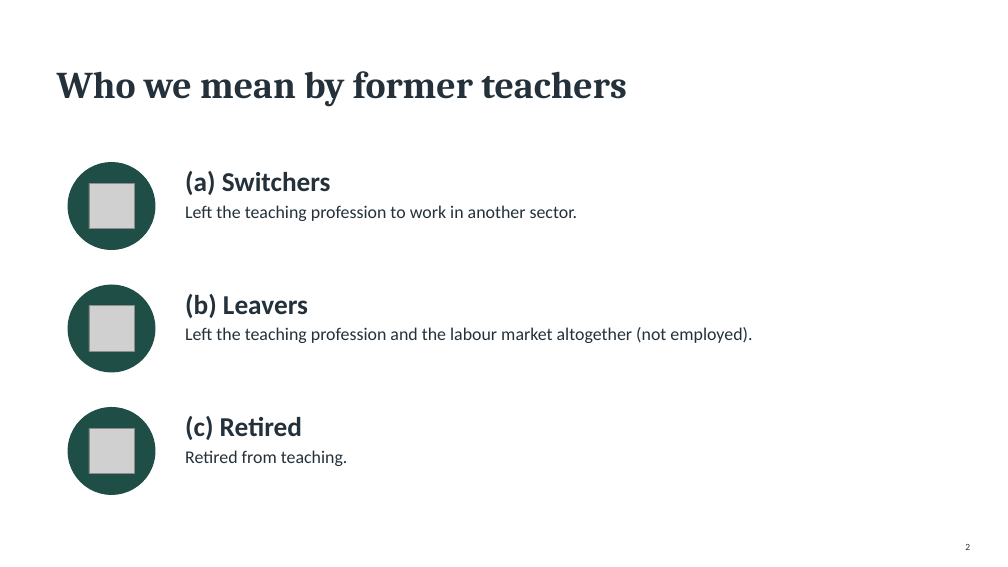
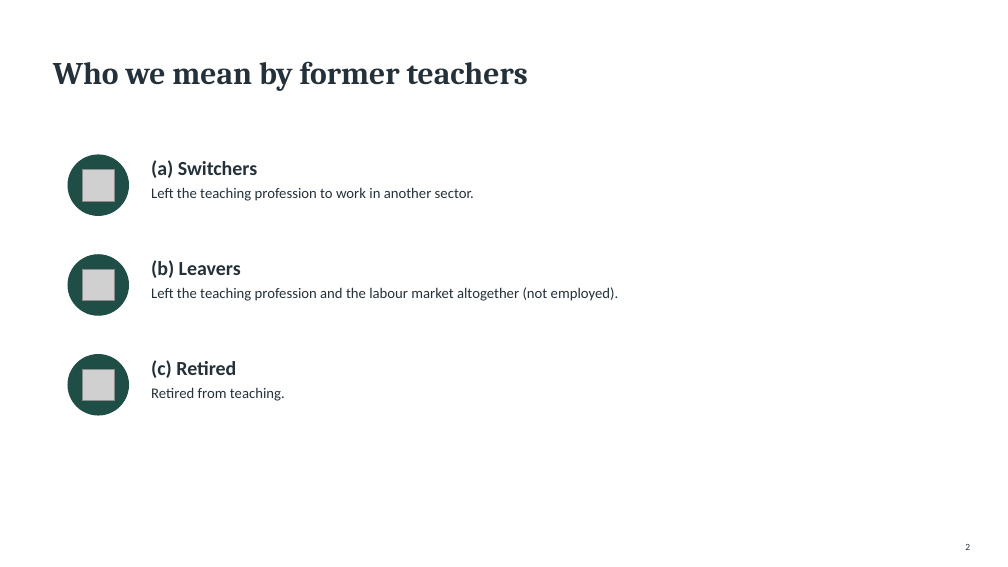
Before and after one commit to jedr1-ship-it/Alternative-Pathways----Quant, a slide deck: slide 2 of policies/Re-attracting_Former_Teachers.pptx. Drawn at 1008x567 pixels with LibreOffice and Linux fonts; fonts in the diff are those of the drawing; grey boxes stand for pictures. Boxes give left, top, right and bottom in pixels: in the first picture for what was removed or moved away, otherwise in the second. Text is boxed around its words. In the diff, an @@ line names an element or a change of style, - is before the commit and + after.

```diff
--- a/policies/Re-attracting_Former_Teachers.pptx
+++ b/policies/Re-attracting_Former_Teachers.pptx
@@ text "Who we mean by former ..." moved from (x1=57, y1=71, x2=627, y2=107) to (x1=53, y1=61, x2=528, y2=91) @@
@@ text "Who we mean by former ..." at (x1=53, y1=61, x2=528, y2=91): size 36 to 30 pt @@
@@ ellipse resized from (x1=68, y1=163, x2=155, y2=250) to (x1=68, y1=155, x2=129, y2=216) @@
@@ picture resized from (x1=89, y1=184, x2=135, y2=229) to (x1=82, y1=169, x2=114, y2=201) @@
@@ text "(a) Switchers" moved from (x1=185, y1=171, x2=331, y2=195) to (x1=151, y1=160, x2=257, y2=178) @@
@@ text "Left the teaching profession to ..." moved from (x1=185, y1=205, x2=578, y2=221) to (x1=151, y1=187, x2=474, y2=201) @@
@@ ellipse resized from (x1=68, y1=285, x2=155, y2=372) to (x1=68, y1=255, x2=129, y2=315) @@
@@ picture resized from (x1=89, y1=306, x2=135, y2=352) to (x1=82, y1=269, x2=114, y2=301) @@
@@ text "(b) Leavers" moved from (x1=185, y1=294, x2=308, y2=318) to (x1=151, y1=260, x2=241, y2=278) @@
@@ text "Left the teaching profession and ..." moved from (x1=185, y1=327, x2=752, y2=343) to (x1=151, y1=287, x2=619, y2=301) @@
@@ ellipse resized from (x1=68, y1=408, x2=155, y2=495) to (x1=68, y1=355, x2=129, y2=415) @@
@@ size 26 to 19 pt in 3 elements at (x1=151, y1=160, x2=257, y2=178), (x1=151, y1=260, x2=241, y2=278), (x1=151, y1=360, x2=236, y2=378) @@
@@ text "(c) Retired" moved from (x1=185, y1=416, x2=302, y2=440) to (x1=151, y1=360, x2=236, y2=378) @@
@@ picture resized from (x1=89, y1=429, x2=135, y2=474) to (x1=82, y1=369, x2=114, y2=401) @@
@@ size 17 to 14 pt in 3 elements at (x1=151, y1=187, x2=474, y2=201), (x1=151, y1=287, x2=619, y2=301), (x1=151, y1=387, x2=285, y2=401) @@
@@ text "Retired from teaching." moved from (x1=185, y1=450, x2=348, y2=466) to (x1=151, y1=387, x2=285, y2=401) @@
```
Also in this commit, not shown: 32 other slides changed, 2 other files.
